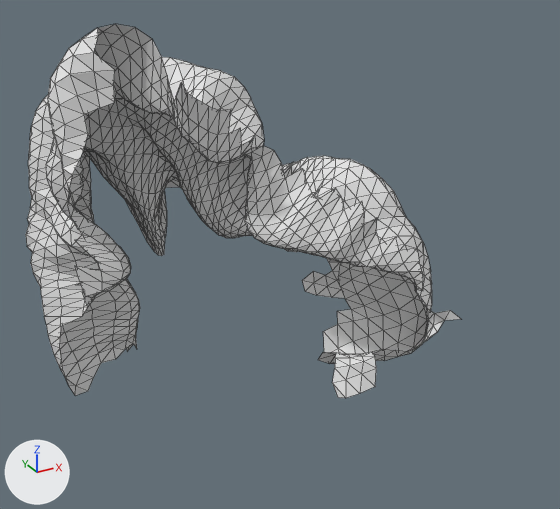
What one commit did to the glTF model data/brain_meshes/parietal_lobe.glb.
Rendered twice from a 50 mm camera at (-0.181, -1.401, 1.0) aimed at (0.611, 0.04, 0.28). Every picture has the same lights, and +X, +Y and +Z are marked at lower left. The picture after the commit comes second. Mesh edges are drawn as thin lines. Where no turn or scale is listed for an object, it has been applied to the vertices.

The first picture shows 'geometry_0'.
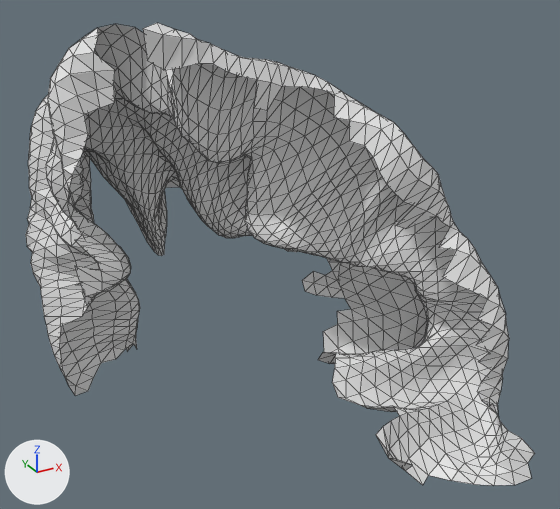
Commit message: fix: parietal lobe atlas — add missing postcentral gyrus (anterior wall)

What differs and where, as boxes [x1, y1, x2, y2] in the pictures (560 x 509 px):
'geometry_0', reshaped (17% wider, 23% taller)
    before: [26, 24, 461, 398]
    after: [26, 23, 534, 485]
part 1 of me_geometry_0, added
    after: [143, 23, 534, 485]

Diff of the bpy script that builds the scene:
```diff
--- a/data/brain_meshes/parietal_lobe.glb.py
+++ b/data/brain_meshes/parietal_lobe.glb.py
@@ me_geometry_0 @@
 # used by ob_geometry_0; location = (0.0, 0.0, 0.0)
-me_geometry_0.from_pydata(...)  # 1711 vertices, 3179 faces; spans x 0.128..1.002, y -0.2..0.677, z -0.135..0.792
+me_geometry_0.from_pydata(...)  # 2068 vertices, 3876 faces; spans x 0.128..1.003, y -0.495..0.677, z -0.152..0.818
+# me_geometry_0 part 1: 357 vertices added at x 0.3..1.003, y -0.495..0.089, z -0.152..0.818
```
